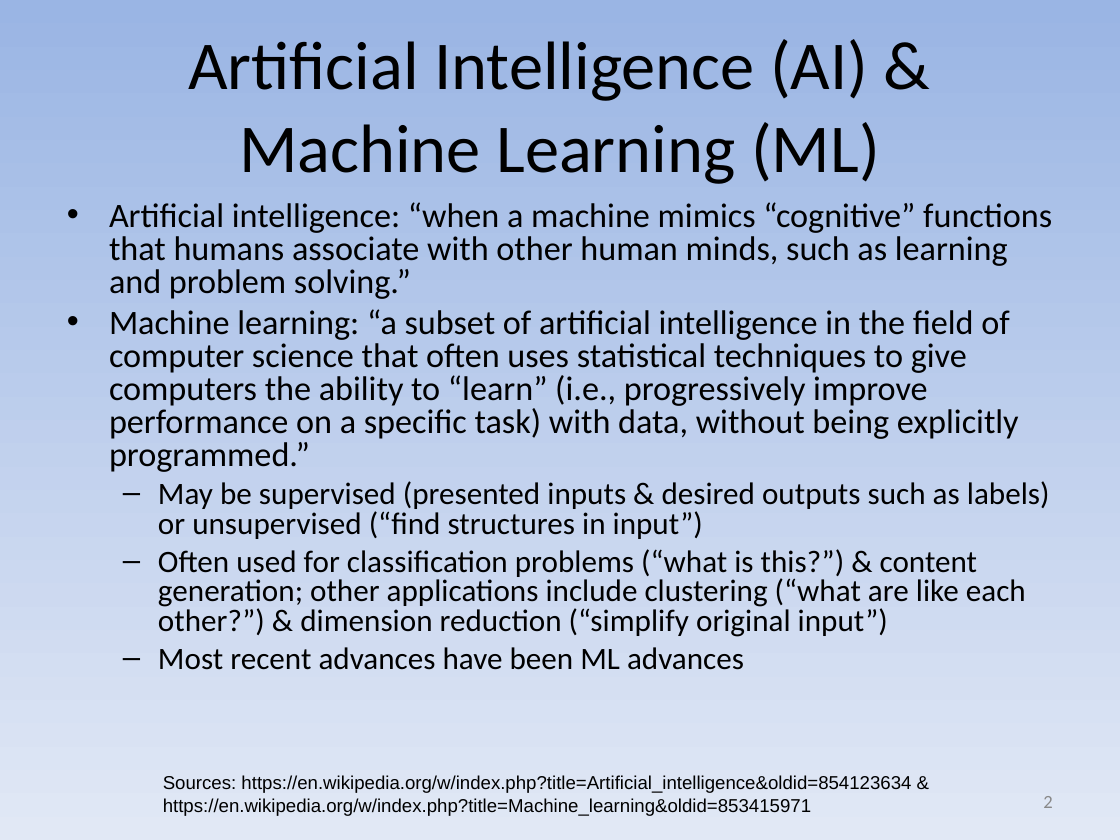
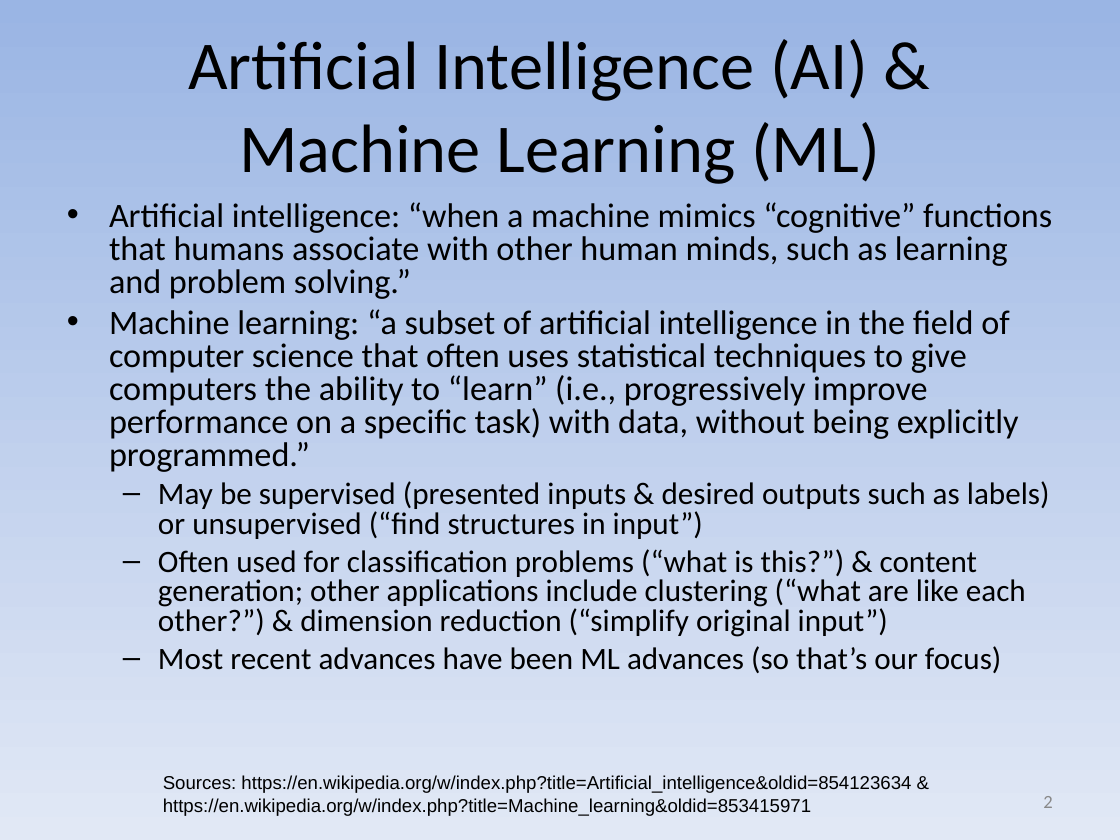
Before and after one commit to david-a-wheeler/david-a-wheeler.github.io, a slide deck: slide 2 of secure-class/presentations/AI-ML-Security.ppt. Drawn at 1120x840 pixels with LibreOffice and Linux fonts; fonts in the diff are those of the drawing. Boxes give left, top, right and bottom in pixels: in the first picture for what was removed or moved away, otherwise in the second. Text is boxed around its words. In the diff, an @@ line names an element or a change of style, - is before the commit and + after.

```diff
--- a/secure-class/presentations/AI-ML-Security.ppt
+++ b/secure-class/presentations/AI-ML-Security.ppt
@@ text at [158, 646, 1001, 673]: text changed @@
-  – Most recent advances have been ML advances
+  – Most recent advances have been ML advances (so that’s our focus)
```
Also in this commit, not shown: 11 other slides changed, 3 slides added.
